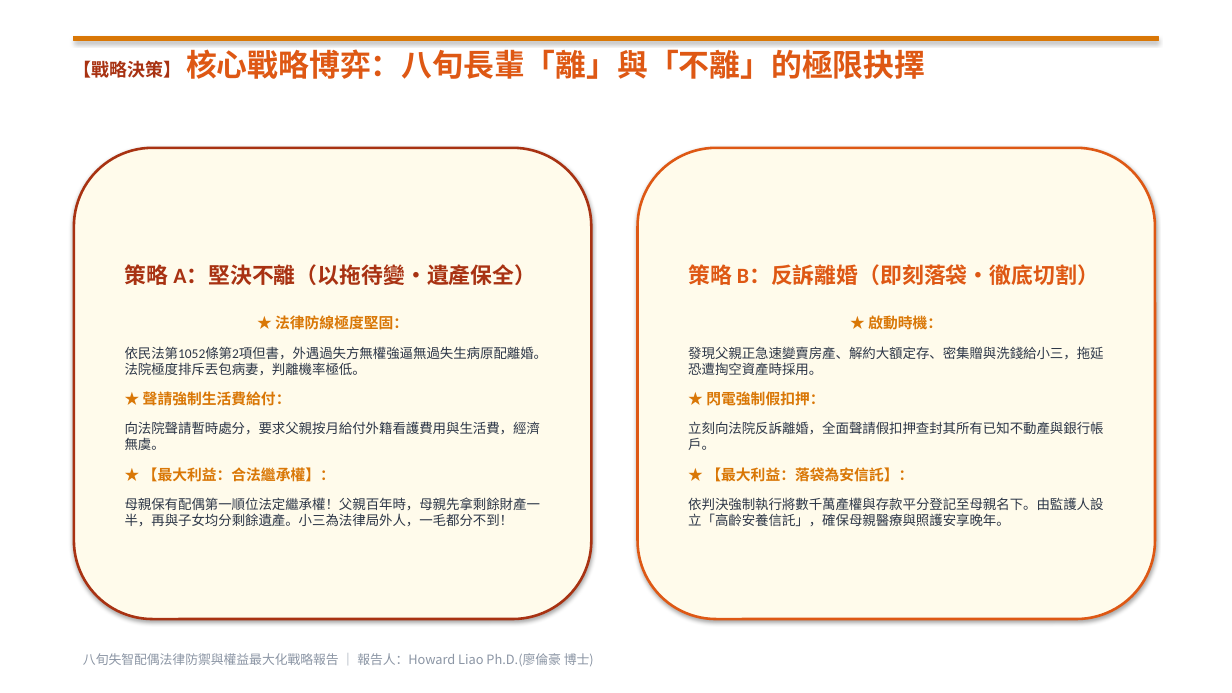
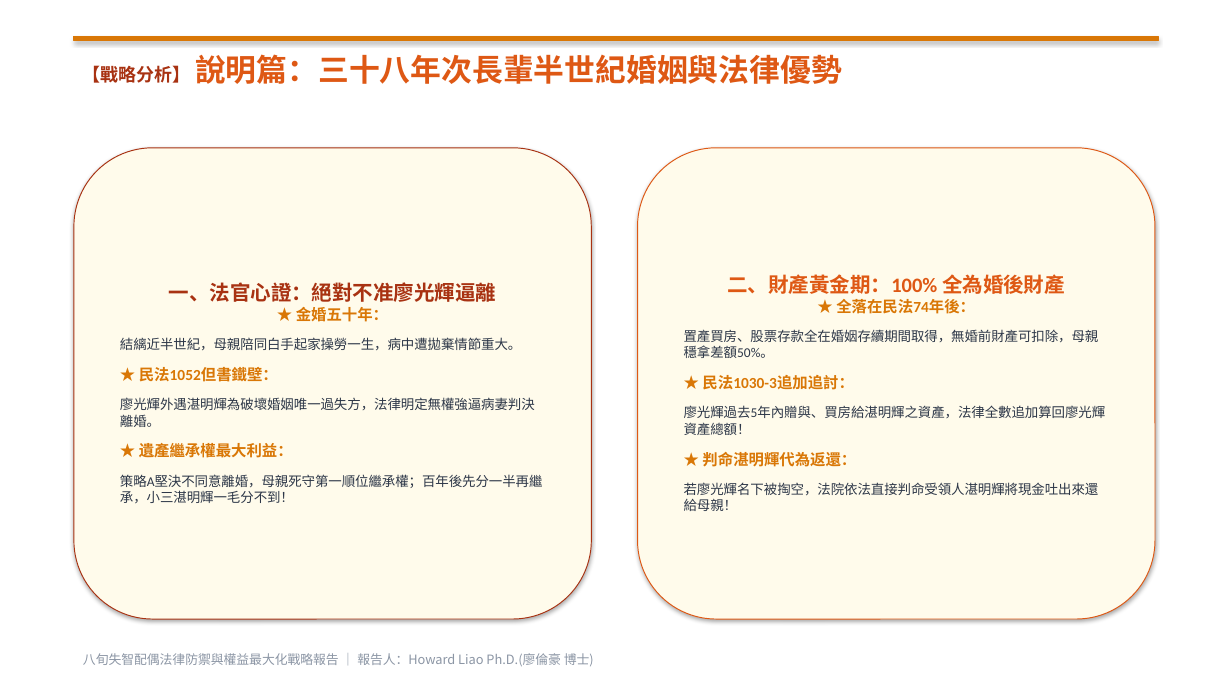
Before and after one commit to HowardLiao/HermesAgent, a slide deck: slide 2 of 3.住/legal_strategy_presentation.pptx (slide 6 before the commit). Drawn at 1232x693 pixels with LibreOffice and Linux fonts; fonts in the diff are those of the drawing. Boxes give left, top, right and bottom in pixels: in the first picture for what was removed or moved away, otherwise in the second. Text is boxed around its words. In the diff, an @@ line names an element or a change of style, - is before the commit and + after.

```diff
--- a/3.住/legal_strategy_presentation.pptx
+++ b/3.住/legal_strategy_presentation.pptx
@@ text at <box>83,54,842,84</box>: text changed @@
-【戰略決策】 核心戰略博弈：八旬長輩「離」與「不離」的極限抉擇
+【戰略分析】 說明篇：三十八年次長輩半世紀婚姻與法律優勢
@@ rounded rectangle "一、法官心證：絕對不准廖光輝逼離" at <box>74,148,592,619</box>: outline #A83212 2 pt to #A83212 0.75 pt @@
@@ rounded rectangle "二、財產黃金期：100% 全為婚後財產" at <box>638,148,1155,619</box>: outline #DE5814 2 pt to #DE5814 0.75 pt @@
@@ text in rounded rectangle at <box>120,282,543,503</box>: text changed @@
-策略 A：堅決不離（以拖待變・遺產保全）
-★ 法律防線極度堅固：
-依民法第1052條第2項但書，外遇過失方無權強逼無過失生病原配離婚。法院極度排斥丟包病妻，判離機率極低。
-★ 聲請強制生活費給付：
-向法院聲請暫時處分，要求父親按月給付外籍看護費用與生活費，經濟無虞。
-★ 【最大利益：合法繼承權】：
-母親保有配偶第一順位法定繼承權！父親百年時，母親先拿剩餘財產一半，再與子女均分剩餘遺產。小三為法律局外人，一毛都分不到！
+一、法官心證：絕對不准廖光輝逼離
+★ 金婚五十年：
+結縭近半世紀，母親陪同白手起家操勞一生，病中遭拋棄情節重大。
+★ 民法1052但書鐵壁：
+廖光輝外遇湛明輝為破壞婚姻唯一過失方，法律明定無權強逼病妻判決離婚。
+★ 遺產繼承權最大利益：
+策略A堅決不同意離婚，母親死守第一順位繼承權；百年後先分一半再繼承，小三湛明輝一毛分不到！
@@ text in rounded rectangle at <box>684,274,1106,511</box>: text changed @@
-策略 B：反訴離婚（即刻落袋・徹底切割）
-★ 啟動時機：
-發現父親正急速變賣房產、解約大額定存、密集贈與洗錢給小三，拖延恐遭掏空資產時採用。
-★ 閃電強制假扣押：
-立刻向法院反訴離婚，全面聲請假扣押查封其所有已知不動產與銀行帳戶。
-★ 【最大利益：落袋為安信託】：
-依判決強制執行將數千萬產權與存款平分登記至母親名下。由監護人設立「高齡安養信託」，確保母親醫療與照護安享晚年。
+二、財產黃金期：100% 全為婚後財產
+★ 全落在民法74年後：
+置產買房、股票存款全在婚姻存續期間取得，無婚前財產可扣除，母親穩拿差額50%。
+★ 民法1030-3追加追討：
+廖光輝過去5年內贈與、買房給湛明輝之資產，法律全數追加算回廖光輝資產總額！
+★ 判命湛明輝代為返還：
+若廖光輝名下被掏空，法院依法直接判命受領人湛明輝將現金吐出來還給母親！
```
Also in this commit, not shown: 2 other slides changed, 2 slides added, 4 slides removed, 3 other files.
